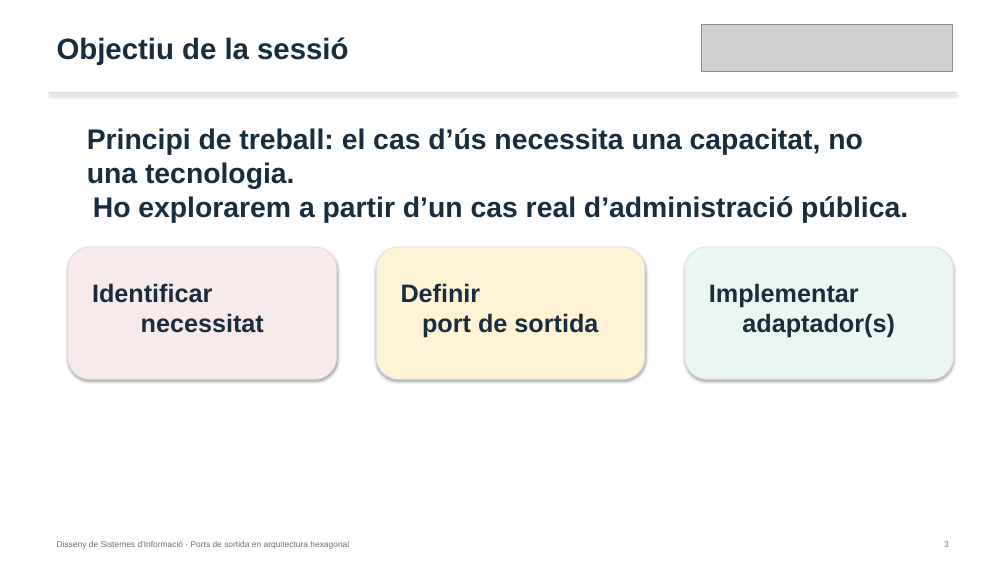
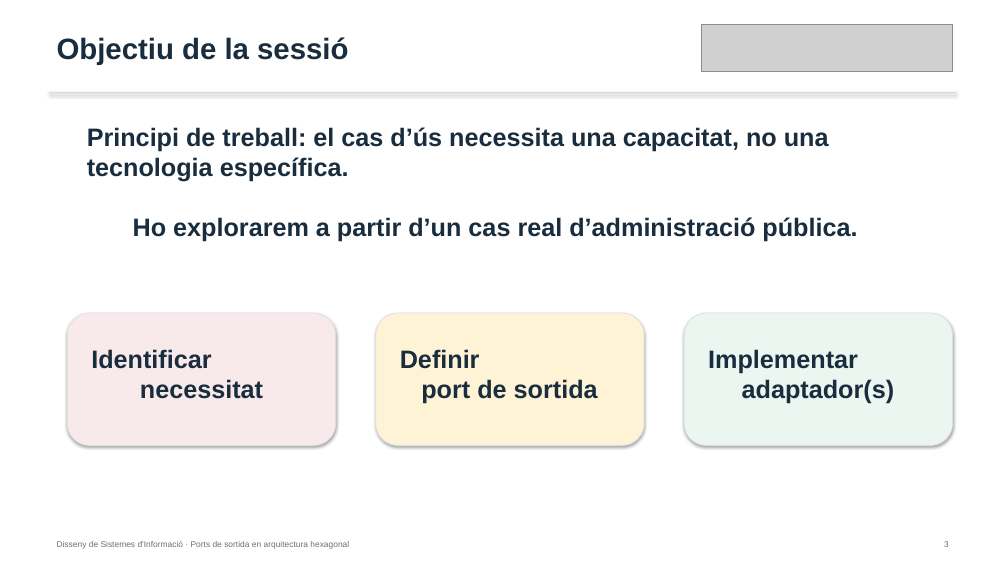
Before and after one commit to alfredorueda/HexaStock, a slide deck: slide 3 of doc/presentations/defensa-placa-permanent-dsi-ports-sortida-hexagonal/output/IMPORTANTE_MANUAL_defensa-dsi-ports-sortida-hexagonal.pptx. Drawn at 1008x567 pixels with LibreOffice and Linux fonts; fonts in the diff are those of the drawing; grey boxes stand for pictures. Boxes give left, top, right and bottom in pixels: in the first picture for what was removed or moved away, otherwise in the second. Text is boxed around its words. In the diff, an @@ line names an element or a change of style, - is before the commit and + after.

```diff
--- a/doc/presentations/defensa-placa-permanent-dsi-ports-sortida-hexagonal/output/IMPORTANTE_MANUAL_defensa-dsi-ports-sortida-hexagonal.pptx
+++ b/doc/presentations/defensa-placa-permanent-dsi-ports-sortida-hexagonal/output/IMPORTANTE_MANUAL_defensa-dsi-ports-sortida-hexagonal.pptx
@@ text at box(87, 127, 857, 242): text changed; size 27 to 24 pt @@
-Principi de treball: el cas d’ús necessita una capacitat, no una tecnologia.
-Ho explorarem a partir d’un cas real d’administració pública.
+Principi de treball: el cas d’ús necessita una capacitat, no una tecnologia específica.
+Ho explorarem a partir d’un cas real d’administració pública.
@@ 3 texts, 3 rounded rectangles: place and size @@
-3 texts, 3 rounded rectangles at box(68, 247, 954, 380)
+3 texts, 3 rounded rectangles at box(67, 313, 953, 445)
```
Also in this commit, not shown: 1 other slide changed, 6 other files.
